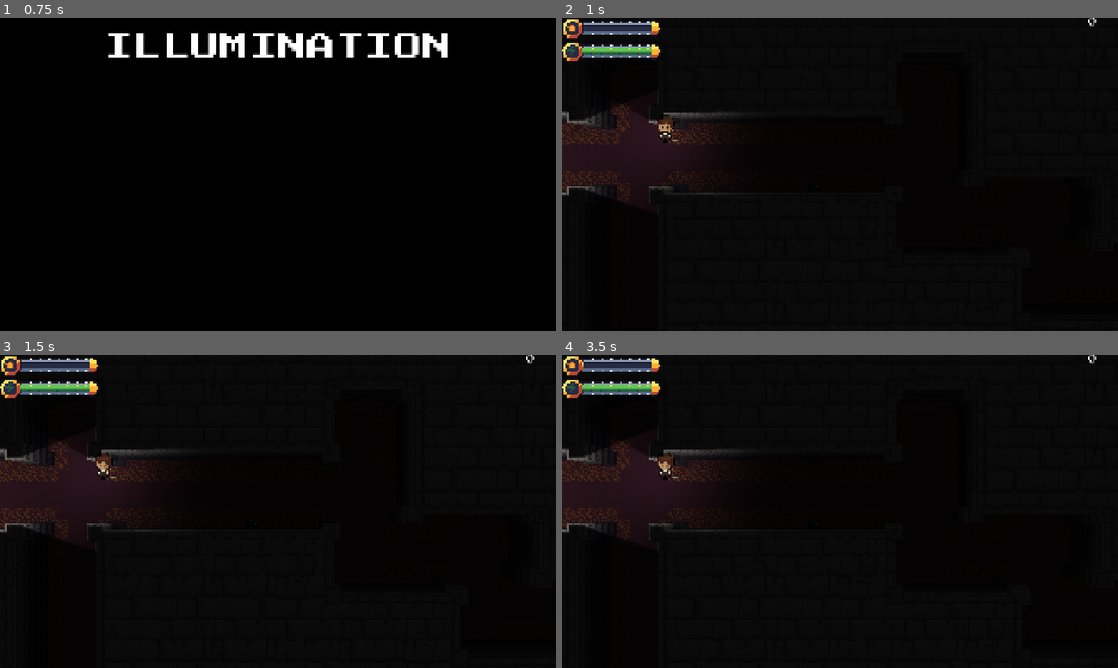
Above: before the commit, frames 1-4 (two rows, left to right).
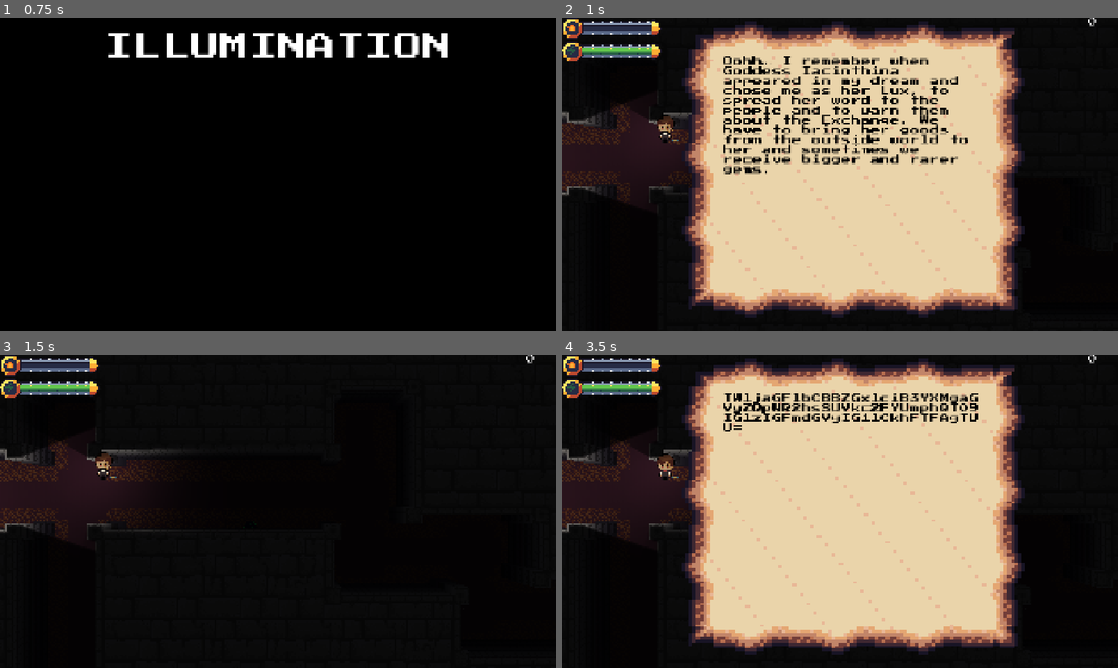
Above: after the commit, the same moments.

Repository: alemaki/SGJ_2026
Game: Godot game, scene res://addons/dho_arcade_addon/scenes/dho_main.tscn
Two runs of this game, one before a commit and one after it. Both use one fixed random seed, a clock stepped at 60 frames per second and the inputs below.
Inputs (mouse positions are in pixels of both pictures, inside the frame that each line leads up to):
- Up to frame 1 (0.75 s): tap A at 0.5 s; move the mouse to (400, 158) at 0.52 s; hold Right (ui_right) from 0.53 s (still down); hold 0 from 0.53 s (still down); click (400, 158) at 0.67 s
- Up to frame 2 (1 s): keep holding Right (ui_right); keep holding 0; tap Enter (ui_accept) at 0.77 s; tap 1 at 0.8 s
- Up to frame 3 (1.5 s): move the mouse to (166, 527) at 1.27 s; release Right (ui_right) at 1.28 s; release 0 at 1.28 s; hold Down (ui_down) from 1.28 s (still down); tap 1 at 1.35 s
- Up to frame 4 (3.5 s): tap Enter (ui_accept) at 1.52, 2, 2.75, 3.02 s; tap 0 at 1.55, 3.05 s; move the mouse to (895, 442) at 2.02 s; release Down (ui_down) at 2.03 s; hold Right (ui_right) 2.03-2.78 s; hold 0 2.03-2.78 s; tap 1 at 2.3, 2.85 s; move the mouse to (812, 574) at 2.77 s; hold Up (ui_up) from 2.78 s (still down); click (812, 574) at 2.92 s

Frame 1 is identical in both runs. In frame 2, 51% of the frame differs, in the area x 21-84%, y 1-96%; in frame 3, less than 0.1%; in frame 4, 52%, in the area x 3-84%, y 1-96%.

Commit message:
Note UI implemented

Diff:
--- /dev/null
+++ b/note_ui.tscn
@@ -0,0 +1,57 @@
+[gd_scene format=3 uid="uid://c86l2vneltkcs"]
+
+[ext_resource type="Script" uid="uid://cwgnnne8i1wel" path="res://src/scripts/ui/noteUI.gd" id="1_8b3qq"]
+[ext_resource type="Theme" uid="uid://dubjvex4rp6ix" path="res://addons/dho_arcade_addon/themes/default_theme.tres" id="1_ji6ou"]
+[ext_resource type="Texture2D" uid="uid://dx0hykcw13ym6" path="res://assets/art/ui/panel_parchment.png" id="2_ji6ou"]
+
+[node name="NoteUI" type="Control" unique_id=1671791456 node_paths=PackedStringArray("noteSprite", "textDisplay")]
+visible = false
+layout_mode = 3
+anchors_preset = 8
+anchor_left = 0.5
+anchor_top = 0.5
+anchor_right = 0.5
+anchor_bottom = 0.5
+offset_left = -20.0
+offset_top = -20.0
+offset_right = 20.0
+offset_bottom = 20.0
+grow_horizontal = 2
+grow_vertical = 2
+theme = ExtResource("1_ji6ou")
+script = ExtResource("1_8b3qq")
+noteSprite = NodePath("Sprite2D")
+textDisplay = NodePath("RichTextLabel")
+textNotes = Dictionary[int, String]({
+0: "I still remember this tragic day when a thunderstorm took away my home… It was raining still and the look on my peers… We all were scared, even the children. That day everyone lost something. As the head of the village… I had to take them somewhere safe… I didn’t want to put them at risk in these conditions…",
+1: "Even though I was little, I clearly  remember his exact expression. At that time he was the head of the village and as I grow older and older I think I understand his pain for his decision. We had only a few cows left for around 40 - 50 people and not a lot of flour. That year we had a weak produce, the sun did not spare us.",
+2: "I still get goosebumps when I think about that day, the thunderstorm destroyed everything… I was a scared young girl, I was going to marry my first love… I still miss him sometimes… And the sad thing is that we had to bury him in a hurry… Winter was coming and we had to move fast or else…",
+3: "I am glad that I have a place to call home, thanks to this cave we managed to survive thanks to the gems and the drinkable lake water inside it. Also now we are closer to the other villages as well. Even though we lost a lot, now thanks to the Goddess Iacinthina we now have an easier life. I am glad that we live with my peers near her.",
+4: "Oohh… I remember when Goddess Iacinthina appeared in my dream and chose me as her Lux, to spread her word to the people and to warn them about the Exchange. We have to bring her goods from the outside world to her and sometimes we receive bigger and rarer gems. ",
+5: "Haha, now I know how to write :D My brother won’t be happy with what I am about to write. ehh, he won’t find out, I will make sure to hide it well. So one day my brother got a little bit greedy and he took more gemstones that he needed. Ms. Goddess saw that and sent a small lighting string to his buttocks ;D Still funny I can’t stop laughing. I hope this note leaves a mark in the future.",
+6: "Thanks to these jewels, of the most mesmerizing kind, I managed with my limited tools to make a beautiful “be my forever” ring. She loved it and wore it for almost 30 years. We still visit Goddess Iacinthina from time to time to give her some flowers, bread, silk and jewelry. We share our lives with her, I think she is happy for us."
+})
+metadata/_custom_type_script = "uid://cwgnnne8i1wel"
+
+[node name="Sprite2D" type="Sprite2D" parent="." unique_id=2063552635]
+position = Vector2(66, 4)
+scale = Vector2(3.0911458, 2.6588542)
+texture = ExtResource("2_ji6ou")
+
+[node name="RichTextLabel" type="RichTextLabel" parent="." unique_id=437678225]
+layout_mode = 0
+offset_left = -384.0
+offset_top = -388.0
+offset_right = 506.0
+offset_bottom = 387.0
+theme_override_colors/default_color = Color(0, 0, 0, 1)
+theme_override_font_sizes/normal_font_size = 34
+text = " Lorem ipsum dolor sit amet, consectetur adipiscing elit. Maecenas ac orci massa. Fusce aliquam arcu tincidunt ligula cursus molestie. Curabitur aliquet sed urna nec ultrices. Integer faucibus mauris augue, non vulputate leo maximus sit amet. Curabitur quam tortor, vehicula et dapibus in, placerat sit amet nunc. Phasellus facilisis nunc sit amet eros convallis, vel aliquet urna porta. Mauris lobortis feugiat enim sed consequat. Vestibulum ante ipsum primis in faucibus orci luctus et ultrices posuere cubilia curae; Praesent eget nisl urna. Nullam quis tempor purus. Mauris faucibus risus quis lorem iaculis mollis. Morbi non lorem at felis luctus tincidunt quis non eros. Cras eget ligula dui. Vivamus sit amet volutpat massa.
+
+Suspendisse nec purus turpis. Cras dui lectus, hendrerit non elementum a, vehicula vel velit. Pellentesque quis orci nulla. Vestibulum venenatis, velit in convallis tincidunt, turpis dolor posuere ligula, ut viverra ipsum eros id erat. Donec id placerat mi. Morbi id erat bibendum, blandit nisl non, egestas mi. Nam molestie massa ut eros sagittis, ut elementum orci imperdiet. Pellentesque habitant morbi tristique senectus et netus et malesuada fames ac turpis egestas. Donec ullamcorper tellus ligula.
+
+Maecenas urna tortor, mattis a rhoncus at, accumsan sagittis metus. Curabitur cursus cursus interdum. Nullam nibh enim, consequat at facilisis ac, vestibulum at neque. Fusce eleifend iaculis odio maximus sagittis. Suspendisse porttitor dapibus nunc, non interdum elit eleifend vitae. Nulla facilisi. Pellentesque tincidunt, lectus eu scelerisque faucibus, ipsum dui ornare augue, vitae facilisis neque risus non diam. Nullam egestas tempor vestibulum. Sed nec feugiat ligula. Pellentesque euismod erat ut quam rutrum cursus. Aliquam cursus, velit tempor tincidunt placerat, massa metus commodo ante, at mattis metus turpis id elit. Aliquam finibus lacus ac mi commodo tristique. Donec tellus magna, accumsan rutrum odio ac, consectetur interdum ligula.
+
+Aliquam mattis nisl a odio tristique, a euismod dui tristique. Sed scelerisque egestas mauris, non tincidunt enim sodales id. Donec diam quam, mollis a augue vel, pulvinar facilisis enim. Proin sodales velit ac felis tincidunt accumsan. Sed tempus nulla et risus semper viverra. Duis nec eleifend sapien. Sed faucibus non nunc ac porta.
+
+Phasellus nec cursus felis, in fermentum est. Donec accumsan felis at erat faucibus scelerisque. Morbi finibus lorem vitae ex venenatis, in tempus dui lobortis. Integer non nunc felis. Fusce dictum sit amet mi quis porta. Cras nec finibus ex. Praesent ut nunc arcu. Duis suscipit vestibulum massa, id consectetur est viverra sit amet. Duis tincidunt consectetur sem vel tempus. Mauris sit amet enim eros. Phasellus gravida interdum leo. "
--- a/src/resources/player_character.tscn
+++ b/src/resources/player_character.tscn
@@ -8,6 +8,7 @@
 [ext_resource type="Script" uid="uid://bi4edrwd02i61" path="res://src/scripts/player/interactable_sensor.gd" id="5_pw81d"]
 [ext_resource type="PackedScene" uid="uid://c7dnf51gr38ps" path="res://src/scenes/light_progress.tscn" id="6_jc02h"]
 [ext_resource type="Script" uid="uid://u7ea28nmpjnb" path="res://src/scripts/highlighter.gd" id="7_6klo3"]
+[ext_resource type="PackedScene" uid="uid://c86l2vneltkcs" path="res://note_ui.tscn" id="7_kusxk"]
 
 [sub_resource type="CapsuleShape2D" id="CapsuleShape2D_vboe8"]
 radius = 9.0
@@ -90,6 +91,8 @@
 offset_top = 60.0
 offset_bottom = 60.0
 
+[node name="NoteUI" parent="Camera/CanvasLayer" unique_id=1671791456 instance=ExtResource("7_kusxk")]
+
 [node name="InteractableSensor" type="Area2D" parent="." unique_id=1111991030]
 collision_layer = 0
 collision_mask = 2
--- /dev/null
+++ b/src/scripts/ui/noteUI.gd
@@ -0,0 +1,39 @@
+extends Control
+class_name NoteUI
+
+@export var noteSprite: Sprite2D = null;
+@export var textDisplay: RichTextLabel = null;
+@export var textNotes: Dictionary[int,String] = {}
+@export var currIndex: int = 0
+
+var interactable: Node = null
+var openNote: bool = false
+
+# Called when the node enters the scene tree for the first time.
+func _ready() -> void:
+	for child in get_tree().current_scene.get_children():
+		if child is Interactable:
+			child.on_note.connect(noted)
+
+func noted() -> void:
+	if currIndex == textNotes.size():
+		textDisplay.text = "TWljaGFlbCBBZGxlciB3YXMgaGVyZQpWR2hsSUVkc2FYUmphQT09IGlzIGFmdGVyIG1lCkhFTFAgTUU="
+	else:
+		textDisplay.text = textNotes[currIndex]
+	self.visible = true
+	openNote = true
+	Engine.time_scale = 0
+
+func denoted() -> void:
+	openNote = false
+	self.visible = false
+	Engine.time_scale = 1.0
+	if currIndex < textNotes.size():
+		currIndex+=1
+
+# Called every frame. 'delta' is the elapsed time since the previous frame.
+func _process(delta: float) -> void:
+	if Input.is_key_pressed(KEY_0):
+		noted()
+	if (Input.is_action_just_pressed("ui_cancel") || Input.is_key_pressed(KEY_1)) && openNote:
+		denoted()
Not shown, added: assets/art/character-new/Man_down_dig.png.import
Not shown, added: assets/art/character-new/Man_left_dig.png.import
Not shown, added: assets/art/character-new/Man_right_dig.png.import
Not shown, added: assets/art/character-new/Man_up_dig.png.import
Binary file added: assets/art/ui/panel_parchment.png
Not shown, added: assets/art/ui/panel_parchment.png.import
Not shown, added: paper.png.import
Not shown, added: src/scripts/ui/noteUI.gd.uid
